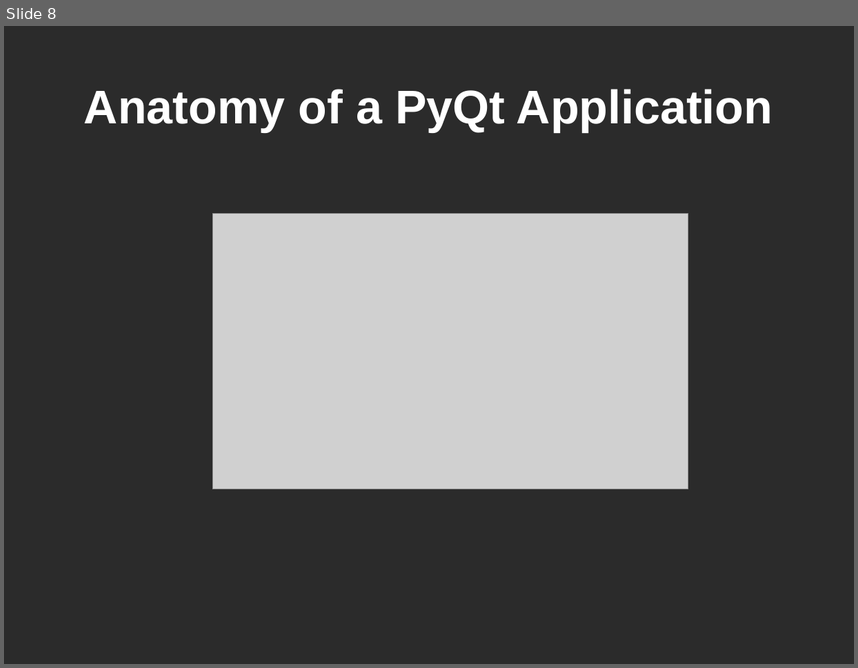
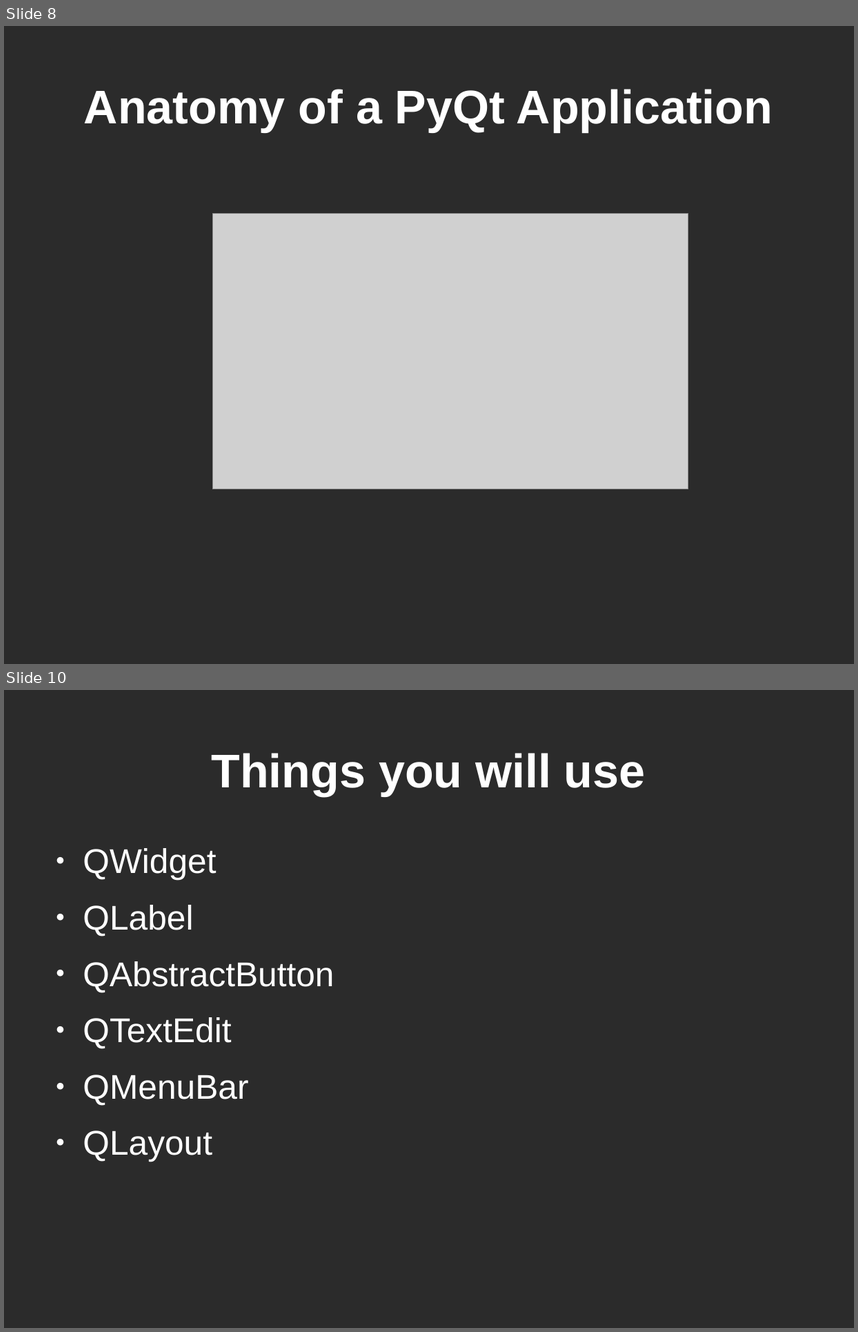
Before and after one commit to spmadden/sse-talks, a slide deck: PyQt/PyQt.odp. Shown one above the other, each under a label of ours: slide 8 before the commit, slides 8 and 10 after it; the slides between them are not shown. The pictures are 858x668 and 858x1332 pixels, drawn with LibreOffice and Linux fonts; fonts in the diff are those of the drawing; grey boxes stand for pictures; background and template pictures are left out; a plain dark background stands for a picture behind light text. Boxes give left, top, right and bottom in pixels: in the first picture for what was removed or moved away, otherwise in the second. Text is boxed around its words. In the diff, an @@ line names an element or a change of style, - is before the commit and + after.

```diff
--- a/PyQt/PyQt.odp
+++ b/PyQt/PyQt.odp
@@ slide 10 added at (4, 690, 854, 1328), background picture (left out) @@
@@ title added at (212, 753, 646, 796), 44 pt, text #FFFFFF, bold @@
+Things you will use
@@ text added at (83, 848, 334, 1161), 32 pt, text #FFFFFF @@
+● QWidget
+● QLabel
+● QAbstractButton
+● QTextEdit
+● QMenuBar
+● QLayout
```
Also in this commit, not shown: 1 slide changed, 8 other slides added, 2 slides removed, 5 other files.
